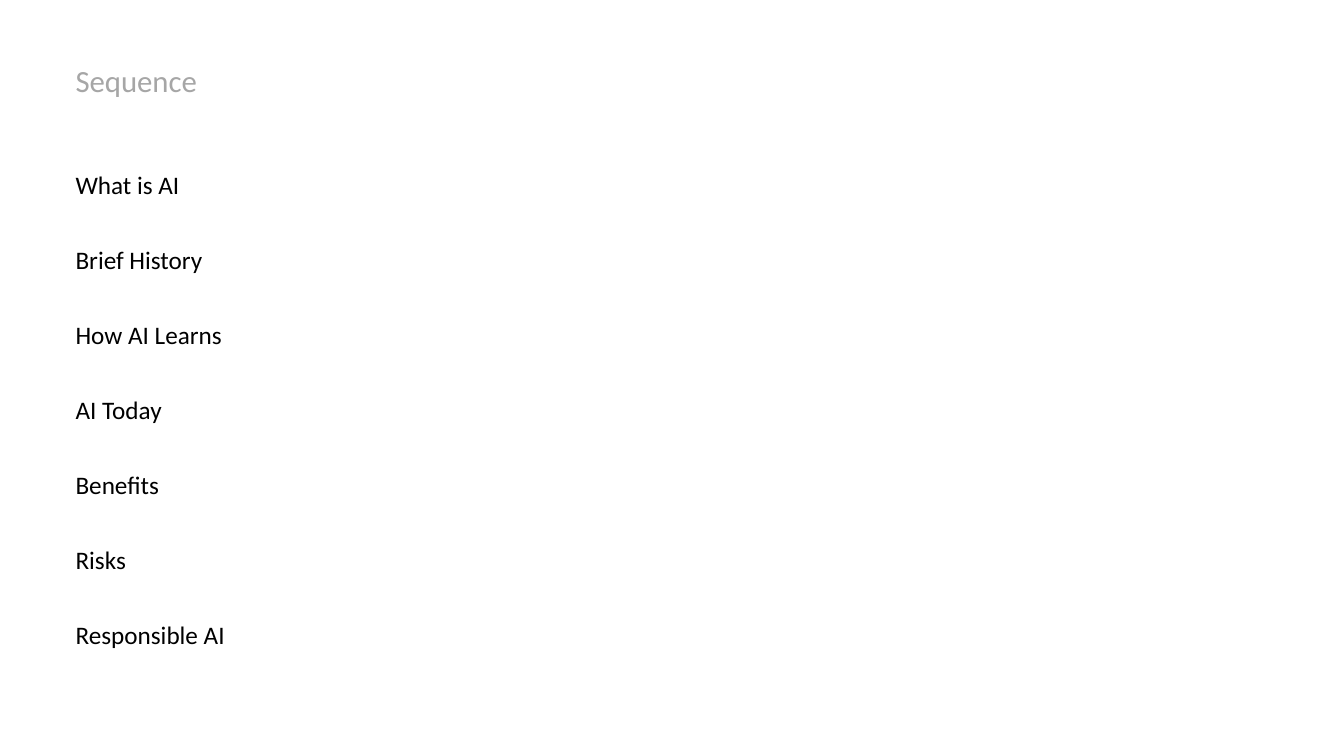
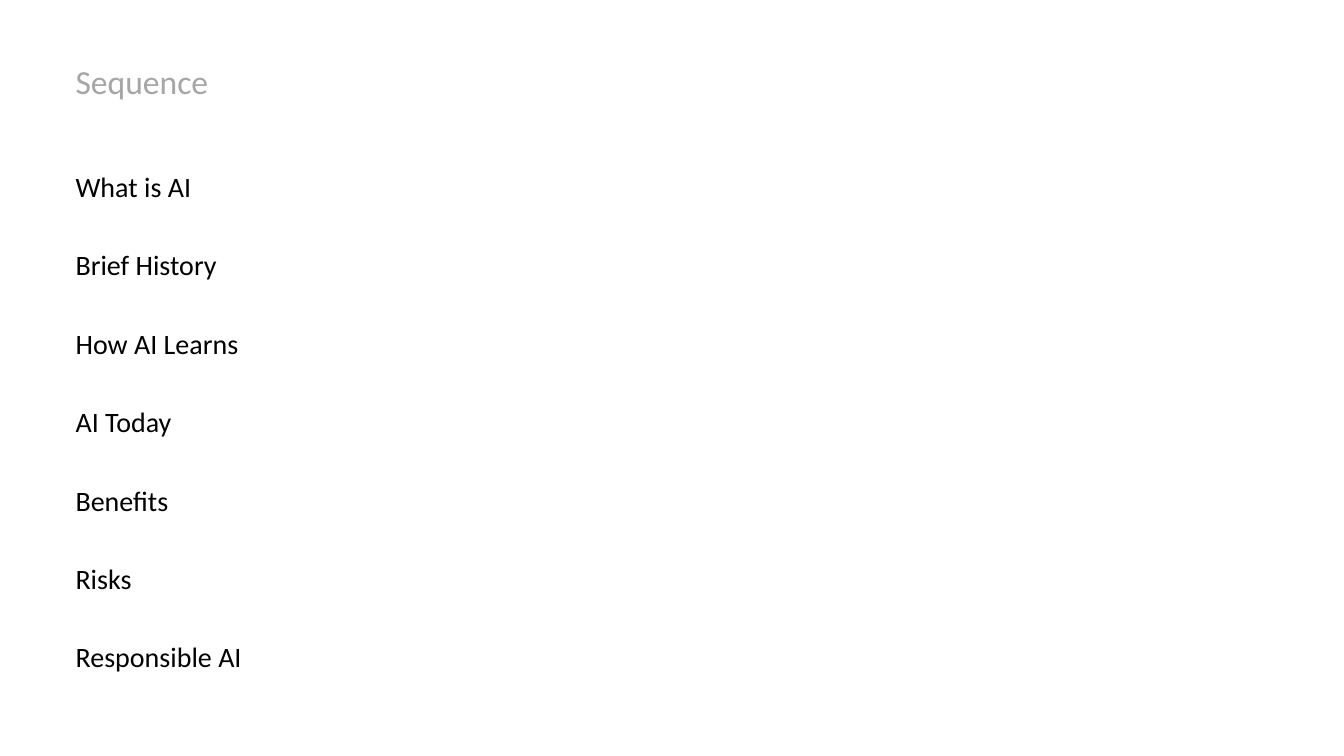
Before and after one commit to gb007waq/SLIDIFY, a slide deck: slide 2 of examples/sample.pptx. Drawn at 1344x756 pixels with LibreOffice and Linux fonts; fonts in the diff are those of the drawing. Boxes give left, top, right and bottom in pixels: in the first picture for what was removed or moved away, otherwise in the second. Text is boxed around its words. In the diff, an @@ line names an element or a change of style, - is before the commit and + after.

```diff
--- a/examples/sample.pptx
+++ b/examples/sample.pptx
@@ text "Sequence" at box(76, 72, 209, 99): size 22 to 24 pt @@
@@ text "What is AI" at box(76, 177, 241, 672): size 18 to 20 pt @@
```
Also in this commit, not shown: 9 other slides changed, 6 other files.
